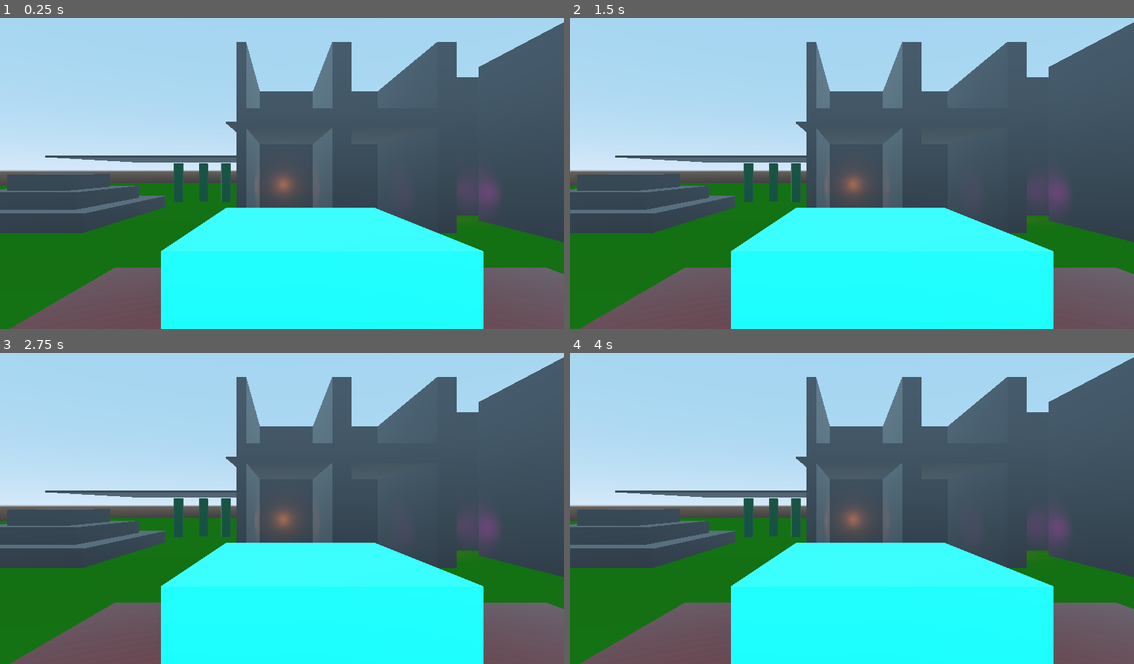
Above: before the commit, frames 1-4 (two rows, left to right).
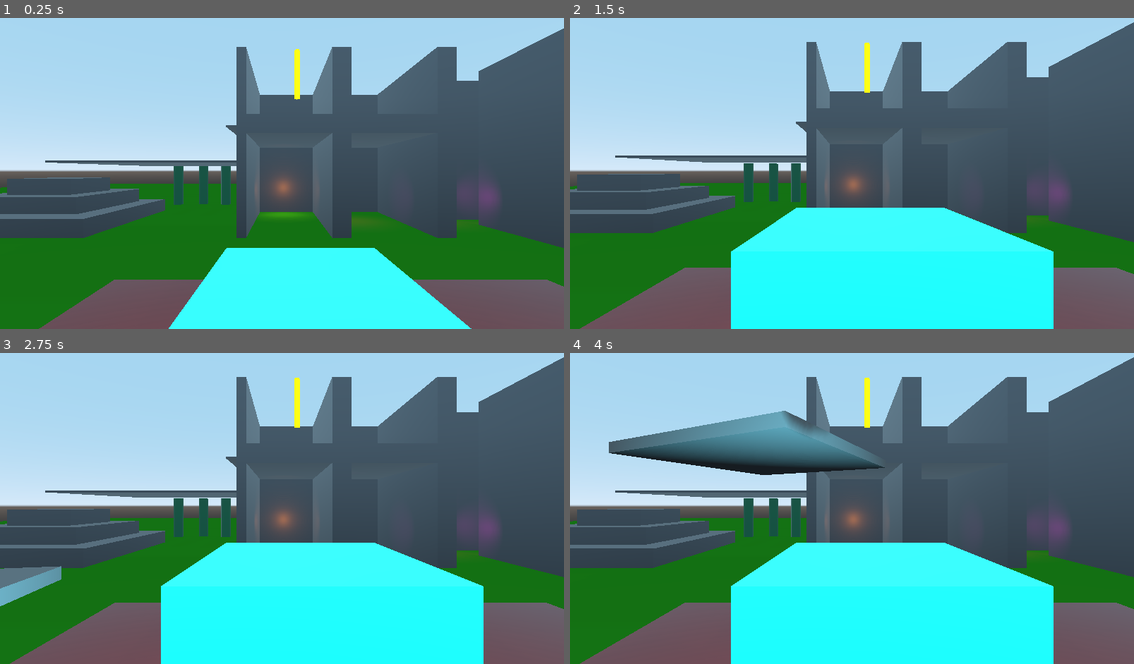
Above: after the commit, the same moments.

Repository: binaryorange/ECC
Game: Godot game, scene res://Testing.tscn
Two runs of this game, one before a commit and one after it. Both use one fixed random seed, a clock stepped at 60 frames per second and the inputs below.
Inputs (mouse positions are in pixels of both pictures, inside the frame that each line leads up to):
- Up to frame 1 (0.25 s): no input
- Up to frame 2 (1.5 s): move the mouse to (976, 154) at 0.52 s; hold Mouse wheel up (mouse_zoom_in) 0.53-1.28 s; click (976, 154) at 0.67 s; move the mouse to (739, 185) at 1.27 s; tap Mouse wheel down (mouse_zoom_out) at 1.35 s; click (739, 185) at 1.42 s
- Up to frame 3 (2.75 s): tap Enter at 2 s; move the mouse to (338, 436) at 2.02 s; hold Mouse wheel up (mouse_zoom_in) from 2.03 s (still down); click (338, 436) at 2.17 s
- Up to frame 4 (4 s): move the mouse to (823, 567) at 2.77 s; release Mouse wheel up (mouse_zoom_in) at 2.78 s; tap Mouse wheel down (mouse_zoom_out) at 2.85 s; click (823, 567) at 2.92 s; move the mouse to (1021, 552) at 3.52 s; hold Mouse wheel up (mouse_zoom_in) from 3.53 s (still down); click (1021, 552) at 3.67 s

The runs differ from the first frame. In frame 1, 25% of the frame differs, in the area x 0-100%, y 1-100%; in frame 2, 0.2%; in frame 3, 1.1%; in frame 4, 5.6%.

Commit message:
Adjustsed Player Rotation on Platform

Diff:
--- a/ECC_TPController/ECC_TPController.gd
+++ b/ECC_TPController/ECC_TPController.gd
@@ -106,7 +106,7 @@
 	# set raycaster as toplevel
 	$ConfinedSpaceCheck.set_as_toplevel(true)
 
-	raycast_offset = $ConfinedSpaceCheck.transform.origin - player.transform.origin
+	raycast_offset = $ConfinedSpaceCheck.global_transform.origin - player.global_transform.origin
 
 	# store the position offset of the raycast node
 
@@ -143,7 +143,7 @@
 	$ZoomTimer.wait_time = ZoomDelay
 
 # Called every frame. 'delta' is the elapsed time since the previous frame.
-func _process(delta):
+func _physics_process(delta):
 	_get_input()
 	_update_camera(delta)
 
@@ -208,18 +208,19 @@
 
 	# check if we are colliding against geometry above the player
 	if $ConfinedSpaceCheck.is_colliding():
-		# calculate the distance and make sure it isn't below the min distance
-		var collider = $ConfinedSpaceCheck.get_collision_point()
-		var distance = $ConfinedSpaceCheck.global_transform.origin - collider
-		if distance.length() >= MinConfinedSpaceDistance:
-			if !is_in_confined_space:
-				is_in_confined_space = true
+		if player.is_grounded:
+			# calculate the distance and make sure it isn't below the min distance
+			var collider = $ConfinedSpaceCheck.get_collision_point()
+			var distance = $ConfinedSpaceCheck.global_transform.origin - collider
+			if distance.length() >= MinConfinedSpaceDistance:
+				if !is_in_confined_space:
+					is_in_confined_space = true
 	else: # we are not colliding so set it to false
 		if is_in_confined_space:
 			is_in_confined_space = false
 
 	# position the raycast
-	$ConfinedSpaceCheck.transform.origin = player.transform.origin + raycast_offset
+	$ConfinedSpaceCheck.global_transform.origin = player.global_transform.origin + raycast_offset
 
 	# rotate the camera gimbal to the player's rotation
 	if cam_right == 0 and cam_up == 0:
--- a/MovingPlatform.gd
+++ b/MovingPlatform.gd
@@ -2,34 +2,57 @@
 
 export (bool) var RotatePlatform = true
 export (float) var RotateSpeed = 1.0
+export (float) var IdleDuration = 1
+export (float) var TravelDuration = 5.0
+
+onready var tween = $UpdatePosition
+onready var destination = $"Destination Marker".global_transform.origin
+onready var platform = $"."
 
 var change_parent = false
 var reparenting = false
 var on_platform
 var player
+var offset = Vector3.ZERO
+var initial_pos = Vector3()
 
 # Called when the node enters the scene tree for the first time.
 func _ready():
-	pass
+
+	# store the platform's initial position here
+	initial_pos = self.global_transform.origin
+
+	# ensure the destination marker doesn't move from its position in the world (for debug purposes)
+	$"Destination Marker".set_as_toplevel(true)
+
+	# start the tween
+	_init_moving()
 
 # Called every frame. 'delta' is the elapsed time since the previous frame.
 func _process(delta):
 	if RotatePlatform:
 		self.rotate_y(RotateSpeed * delta)
 
+		var distance = initial_pos - destination
+		var current_pos = self.global_transform.origin
 
+		# if the player is on the platform and it is rotating, we want to make sure we
+		# allow the player to retain independent rotation when they are moving on the platform
 		if player:
-			if player.on_platform:
-				var offset = player.global_transform.origin - self.global_transform.origin
+
+			# ensure we are actually ON the platform
+			if on_platform:
+
+				# ensure we are moving
 				if player.h != 0 or player.v != 0:
-					player.set_as_toplevel(true)
-					player.global_transform.origin = self.global_transform.origin + offset
-				else:
-					player.set_as_toplevel(false)
+					player.set_rotation(player.rotation - self.rotation)
 
 
+func _init_moving():
 
-
+	tween.interpolate_property(self, "translation", initial_pos, destination, TravelDuration, Tween.TRANS_QUAD, Tween.EASE_IN_OUT, IdleDuration)
+	tween.interpolate_property(self, "translation", destination, initial_pos, TravelDuration, Tween.TRANS_QUAD, Tween.EASE_IN_OUT, TravelDuration + IdleDuration * 2)
+	tween.start()
 
 func _on_EnterPlatform_body_entered(body):
 	if body.is_in_group("inherit_platform") and !change_parent and !reparenting:
@@ -44,17 +67,10 @@
 		body.global_transform = t
 		reparenting = false
 		on_platform = true
-		player = get_node("TestPlayer")
-		player.on_platform = true
+		player = get_node(body.name)
 
-func _on_ExitPlatform_body_exited(body):
-	if body.is_in_group("inherit_platform") and change_parent and !reparenting:
-		change_parent = false
-		reparenting = true
-		call_deferred("do_exit", body)
 
 func do_exit(body):
-		get_node("TestPlayer").on_platform = false
 
 		on_platform = false
 		var t = body.global_transform
@@ -62,3 +78,9 @@
 		get_parent().add_child(body)
 		body.global_transform = t
 		reparenting = false
+
+func _on_EnterPlatform_body_exited(body):
+	if body.is_in_group("inherit_platform") and change_parent and !reparenting:
+		change_parent = false
+		reparenting = true
+		call_deferred("do_exit", body)
--- a/MovingPlatform.tscn
+++ b/MovingPlatform.tscn
@@ -1,16 +1,22 @@
-[gd_scene load_steps=6 format=2]
+[gd_scene load_steps=7 format=2]
 
 [ext_resource path="res://MovingPlatform.gd" type="Script" id=1]
+[ext_resource path="res://helper_mesh.tres" type="Material" id=2]
 
-[sub_resource type="CubeMesh" id=1]
+[sub_resource type="CubeMesh" id=2]
 
-[sub_resource type="BoxShape" id=2]
+[sub_resource type="BoxShape" id=1]
 
 [sub_resource type="BoxShape" id=3]
-extents = Vector3( 4.75, 0.75, 4.75 )
+extents = Vector3( 4.85, 0.25, 4.85 )
 
-[sub_resource type="BoxShape" id=4]
-extents = Vector3( 4.95, 0.85, 4.95 )
+[sub_resource type="CylinderMesh" id=4]
+material = ExtResource( 2 )
+top_radius = 0.25
+bottom_radius = 0.25
+height = 4.0
+radial_segments = 5
+rings = 2
 
 [node name="MovingPlatform" type="Spatial"]
 script = ExtResource( 1 )
@@ -18,26 +24,30 @@
 
 [node name="Body" type="MeshInstance" parent="."]
 transform = Transform( 5, 0, 0, 0, 0.25, 0, 0, 0, 5, 0, 0, 0 )
-mesh = SubResource( 1 )
+mesh = SubResource( 2 )
 material/0 = null
 
 [node name="StaticBody" type="StaticBody" parent="Body"]
 
 [node name="CollisionShape" type="CollisionShape" parent="Body/StaticBody"]
-shape = SubResource( 2 )
+shape = SubResource( 1 )
 
 [node name="EnterPlatform" type="Area" parent="."]
-transform = Transform( 1, 0, 0, 0, 1, 0, 0, 0, 1, 0, 0.8, 0 )
+transform = Transform( 1, 0, 0, 0, 1, 0, 0, 0, 1, 0, 0.25, 0 )
 
 [node name="CollisionShape" type="CollisionShape" parent="EnterPlatform"]
 shape = SubResource( 3 )
 
-[node name="Anim" type="AnimationPlayer" parent="."]
+[node name="Destination Marker" type="Position3D" parent="."]
+transform = Transform( 1, 0, 0, 0, 1, 0, 0, 0, 1, 0, 0, 8 )
 
-[node name="ExitPlatform" type="Area" parent="."]
-transform = Transform( 1, 0, 0, 0, 1, 0, 0, 0, 1, 0, 0.8, 0 )
+[node name="HelperMesh" type="MeshInstance" parent="Destination Marker"]
+transform = Transform( 1, 0, 0, 0, 1, 0, 0, 0, 1, 0, 2, 0 )
+mesh = SubResource( 4 )
+material/0 = null
 
-[node name="CollisionShape" type="CollisionShape" parent="ExitPlatform"]
-shape = SubResource( 4 )
+[node name="UpdatePosition" type="Tween" parent="."]
+repeat = true
+playback/repeat = true
 [connection signal="body_entered" from="EnterPlatform" to="." method="_on_EnterPlatform_body_entered"]
-[connection signal="body_exited" from="ExitPlatform" to="." method="_on_ExitPlatform_body_exited"]
+[connection signal="body_exited" from="EnterPlatform" to="." method="_on_EnterPlatform_body_exited"]
--- a/Player.gd
+++ b/Player.gd
@@ -12,15 +12,20 @@
 var velocity = Vector3(0, 0, 0)
 var gravity = 0
 
+var moveSpeed
+
 var v
 var h
 var yVelocity = 0
+var hv
 var oldRot
 var character
 var snap = Vector3(0, 1, 0)
 
 var camera
 var is_jumping = false
+var is_falling = false
+var is_grounded = false
 var on_platform = false
 
 
@@ -29,6 +34,7 @@
 	camera = get_node(FollowCamera)
 	character = get_node(".")
 	oldRot = self.rotation
+	moveSpeed = MoveSpeed
 
 # warning-ignore:unused_argument
 func _physics_process(delta):
@@ -51,16 +57,16 @@
 	velocity = move
 
 	# get the horizontal velocity
-	var hv = velocity
+	hv = velocity
 	hv.y = 0
 
-	var new_pos = move * MoveSpeed
+	var new_pos = move * moveSpeed
 	var accel = DecelerationForce
 
 	if (move.dot(hv) > 0):
 		accel = AccelerationForce
 
-	hv = hv.linear_interpolate(new_pos, accel * MoveSpeed)
+	hv = hv.linear_interpolate(new_pos, accel * moveSpeed)
 
 	velocity = velocity.normalized()
 
@@ -68,15 +74,22 @@
 	velocity.y = yVelocity
 	velocity.z = hv.z
 
-#	velocity = global_transform.xform(velocity)
-
 	velocity = move_and_slide_with_snap(velocity, snap, Vector3(0, 1, 0))
 
 	if is_on_floor():
-
 		if Input.is_action_just_pressed("jump") and !is_jumping:
 			yVelocity = JumpForce
 			is_jumping = true
+
+
+	if $FloorTester.is_colliding():
+		is_grounded = true
+	else:
+		is_grounded = false
+
+	if !on_platform:
+		moveSpeed = MoveSpeed
+
 
 	# change snap depending on jumping state
 	if is_jumping:
@@ -95,6 +108,9 @@
 	# reset is_jumping to false while falling
 	if yVelocity >= 0:
 		is_jumping = false
+		is_falling = true
+	else:
+		is_falling = false
 
 	# rotate the character
 	if h != 0 or v != 0:
--- a/TestPlayer.tscn
+++ b/TestPlayer.tscn
@@ -57,8 +57,7 @@
 shape = SubResource( 5 )
 
 [node name="FloorTester" type="RayCast" parent="."]
-transform = Transform( 1, 0, 0, 0, 1, 0, 0, 0, 1, 0, -1.5, 0 )
-visible = false
+transform = Transform( 1, 0, 0, 0, 1, 0, 0, 0, 1, 0, -1.04092, 0 )
 enabled = true
 cast_to = Vector3( 0, -1.01, 0 )
 
@@ -66,4 +65,5 @@
 light_color = Color( 0.490196, 0.890196, 1, 1 )
 light_energy = 1.5
 shadow_enabled = true
+shadow_bias = 0.69
 omni_range = 16.0
--- a/Testing.tscn
+++ b/Testing.tscn
@@ -7,23 +7,6 @@
 [ext_resource path="res://ECC_TPController/ECC_ThirdPersonController.tscn" type="PackedScene" id=5]
 [ext_resource path="res://MovingPlatform.tscn" type="PackedScene" id=6]
 
-[sub_resource type="Animation" id=13]
-resource_name = "test"
-length = 10.0
-loop = true
-tracks/0/type = "value"
-tracks/0/path = NodePath(".:translation")
-tracks/0/interp = 1
-tracks/0/loop_wrap = true
-tracks/0/imported = false
-tracks/0/enabled = true
-tracks/0/keys = {
-"times": PoolRealArray( 0, 5, 10 ),
-"transitions": PoolRealArray( 1, 1, 1 ),
-"update": 0,
-"values": [ Vector3( 0, 1, -50 ), Vector3( 0, 1, -40 ), Vector3( 0, 1, -50 ) ]
-}
-
 [sub_resource type="SpatialMaterial" id=1]
 albedo_color = Color( 0.219608, 1, 0, 1 )
 
@@ -50,20 +33,29 @@
 [node name="TestPlayer" parent="." instance=ExtResource( 1 )]
 transform = Transform( -1, 0, -3.25841e-007, 0, 1, 0, 3.25841e-007, 0, -1, -17, 5, -46 )
 input_capture_on_drag = true
-JumpForce = 50.0
 FollowCamera = NodePath("../ECC_ThirdPerson")
 
 [node name="ECC_ThirdPerson" parent="." instance=ExtResource( 5 )]
 transform = Transform( -1, 0, -3.25841e-007, 0, 1, 0, 3.25841e-007, 0, -1, -16.75, 7.5, -45.75 )
 ClipCameraException = NodePath("../TestPlayer")
+EnableFollowDelay = true
+ZoomDelay = 0.25
 
 [node name="MovingPlatform" parent="." instance=ExtResource( 6 )]
 transform = Transform( 1, 0, 0, 0, 1, 0, 0, 0, 1, 0, 1, -50 )
 RotatePlatform = true
-
-[node name="Anim" parent="MovingPlatform" index="2"]
-autoplay = "test"
-anims/test = SubResource( 13 )
+RotateSpeed = -0.5
+
+[node name="Destination Marker" parent="MovingPlatform" index="2"]
+transform = Transform( 1, 0, 0, 0, 1, 0, 0, 0, 1, -18, 12, 24 )
+
+[node name="MovingPlatform2" parent="." instance=ExtResource( 6 )]
+transform = Transform( 1, 0, 0, 0, 1, 0, 0, 0, 1, -36, 1, -50 )
+RotatePlatform = true
+RotateSpeed = -0.5
+
+[node name="Destination Marker" parent="MovingPlatform2" index="2"]
+transform = Transform( 1, 0, 0, 0, 1, 0, 0, 0, 1, 0, 19, 0 )
 
 [node name="Floor" type="MeshInstance" parent="."]
 transform = Transform( 100, 0, 0, 0, 0.5, 0, 0, 0, 100, 0, -0.5, 0 )
@@ -381,3 +373,5 @@
 omni_range = 7.9
 
 [editable path="MovingPlatform"]
+
+[editable path="MovingPlatform2"]
--- /dev/null
+++ b/helper_mesh.tres
@@ -0,0 +1,9 @@
+[gd_resource type="SpatialMaterial" format=2]
+
+[resource]
+albedo_color = Color( 1, 1, 0, 1 )
+emission_enabled = true
+emission = Color( 1, 1, 0, 1 )
+emission_energy = 1.0
+emission_operator = 0
+emission_on_uv2 = false
Not shown: 1 places in Testing.tscn that only renumber resources
